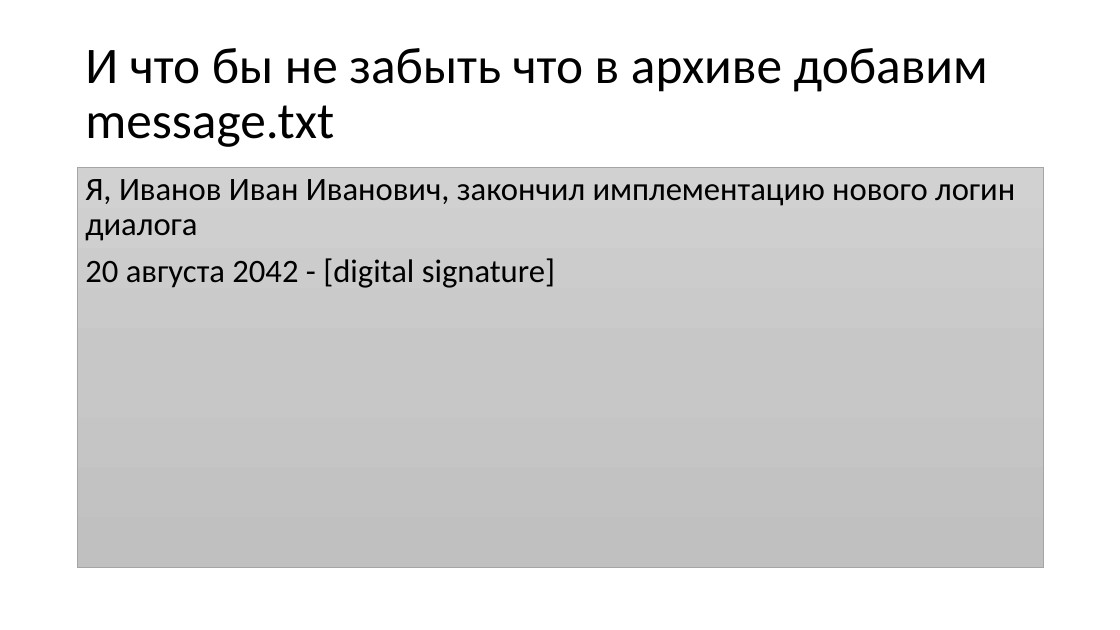
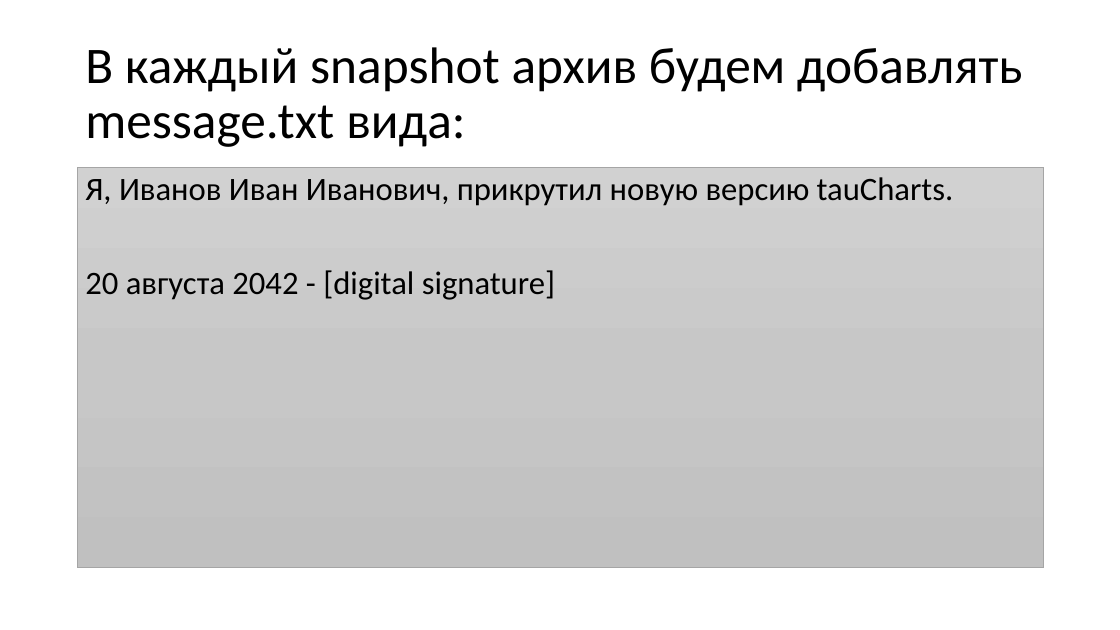
Before and after one commit to dzmitry-varabei/front-end-course, a slide deck: slide 14 of git-commit-code-review/Presentation1.pptx. Drawn at 1120x630 pixels with LibreOffice and Linux fonts; fonts in the diff are those of the drawing. Boxes give left, top, right and bottom in pixels: in the first picture for what was removed or moved away, otherwise in the second. Text is boxed around its words. In the diff, an @@ line names an element or a change of style, - is before the commit and + after.

```diff
--- a/git-commit-code-review/Presentation1.pptx
+++ b/git-commit-code-review/Presentation1.pptx
@@ title at (85,47,1023,147): text changed @@
-И что бы не забыть что в архиве добавим
-message.txt
+В каждый snapshot архив будем добавлять
+message.txt вида:
@@ text at (85,177,954,206): text changed @@
-Я, Иванов Иван Иванович, закончил имплементацию нового логин диалога
+Я, Иванов Иван Иванович, прикрутил новую версию tauСharts.
```
Also in this commit, not shown: 9 other slides changed, 6 slides added, 1 slide removed.
